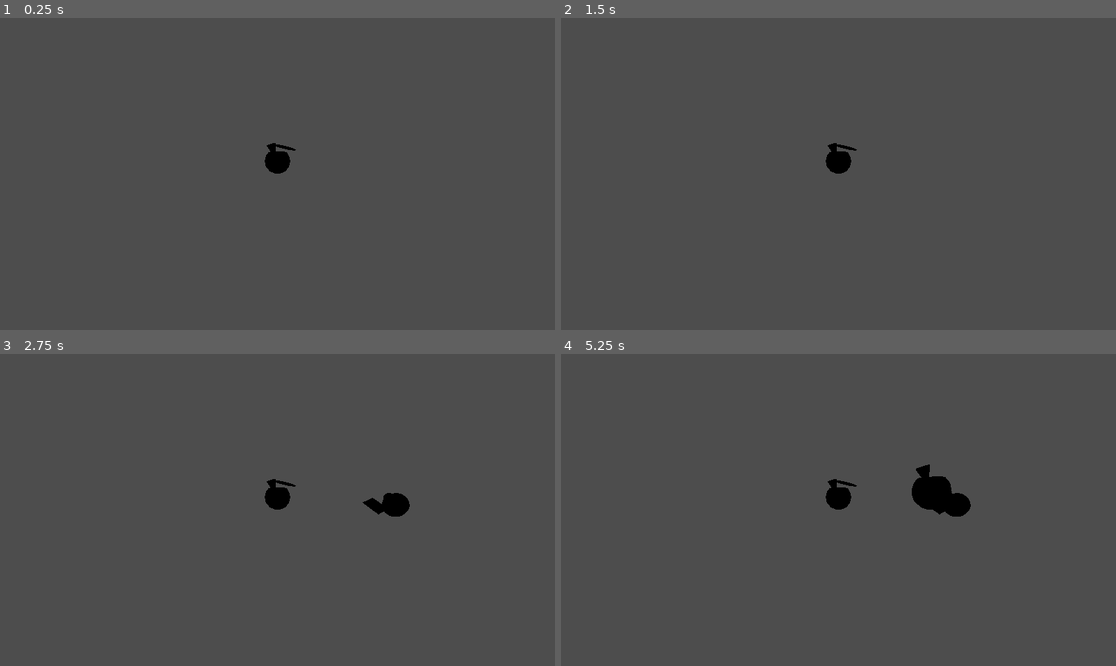
Above: before the commit, frames 1-4 (two rows, left to right).
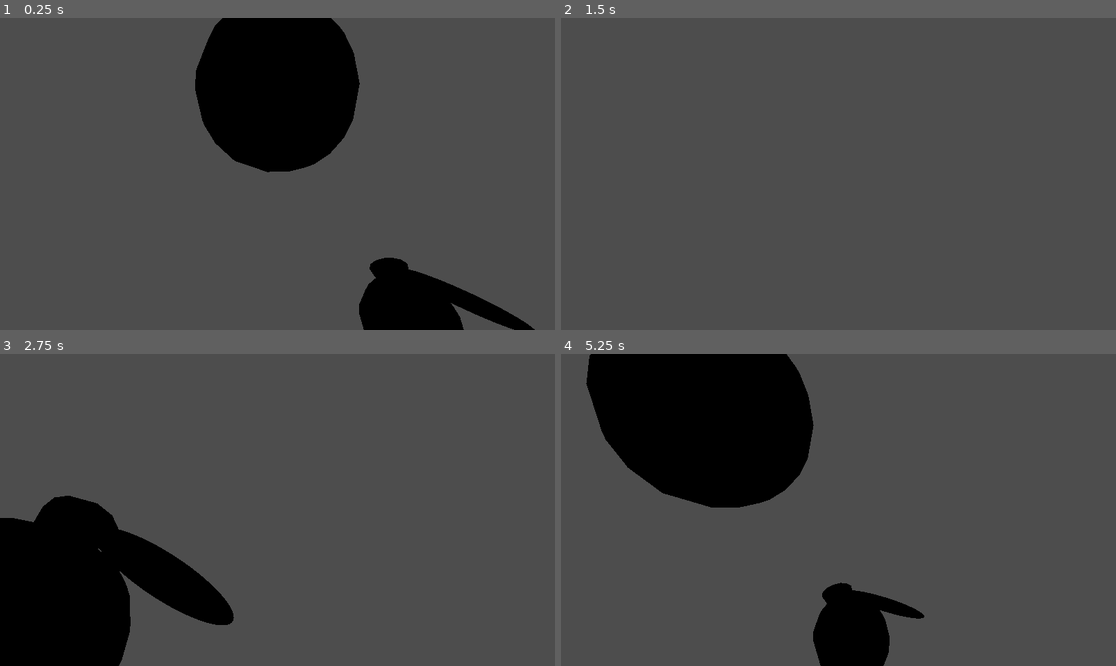
Above: after the commit, the same moments.

Repository: Kufferey/Dusk-is-Done-old
Game: Godot game, scene res://scenes/states/gamestate.tscn
Two runs of this game, one before a commit and one after it. Both use one fixed random seed, a clock stepped at 60 frames per second and the inputs below. The project has no main scene, so this scene is started directly.
Inputs (mouse positions are in pixels of both pictures, inside the frame that each line leads up to):
- Up to frame 1 (0.25 s): no input
- Up to frame 2 (1.5 s): tap Enter at 0.5 s; move the mouse to (960, 158) at 0.52 s; tap Space at 1.25 s; move the mouse to (727, 189) at 1.27 s
- Up to frame 3 (2.75 s): tap Enter at 2 s; move the mouse to (333, 441) at 2.02 s
- Up to frame 4 (5.25 s): tap Space at 2.75, 5 s; move the mouse to (810, 572) at 2.77 s; tap Enter at 3.5 s; move the mouse to (1005, 556) at 3.52 s; move the mouse to (672, 463) at 4.27 s; move the mouse to (866, 510) at 5.02 s

The runs differ from the first frame. In frame 1, 16% of the frame differs, in the area x 35-97%, y 0-100%; in frame 2, 0.3%; in frame 3, 15%; in frame 4, 21%, in the area x 4-74%, y 0-100%.

Commit message:
Add files via upload

Diff:
--- a/scenes/prefab/objects/cherry_on_bush.tscn
+++ b/scenes/prefab/objects/cherry_on_bush.tscn
@@ -9,7 +9,7 @@
 [sub_resource type="BoxShape3D" id="BoxShape3D_bxaum"]
 size = Vector3(4.91309, 5.18555, 5.42188)
 
-[node name="CherryOnBush" type="Node3D"]
+[node name="CherryOnBush" type="Node3D" groups=["cherry"]]
 script = ExtResource("1_c2l4w")
 
 [node name="Models" type="Node3D" parent="."]
--- a/scenes/states/gamestate.tscn
+++ b/scenes/states/gamestate.tscn
@@ -1,11 +1,33 @@
-[gd_scene load_steps=2 format=3 uid="uid://bfe0uacbmm1ay"]
+[gd_scene load_steps=4 format=3 uid="uid://bfe0uacbmm1ay"]
 
 [ext_resource type="Script" path="res://src/gameplay/gamestate.gd" id="1_8gblt"]
+[ext_resource type="PackedScene" uid="uid://b582134iwcwk2" path="res://scenes/prefab/objects/cherry_on_bush.tscn" id="2_gpr1r"]
+[ext_resource type="Script" path="res://src/gameplay/Player.gd" id="2_q2ps6"]
 
 [node name="Gamestate" type="Node3D"]
 script = ExtResource("1_8gblt")
 
-[node name="Camera3D" type="Camera3D" parent="."]
-transform = Transform3D(1, 0, 0, 0, 1, 0, 0, 0, 1, 0, 0, 0.320183)
+[node name="cherries" type="Node3D" parent="."]
 
-[node name="cherries" type="Node3D" parent="."]
+[node name="CherryOnBush2" parent="cherries" instance=ExtResource("2_gpr1r")]
+transform = Transform3D(1, 0, 0, 0, 1, 0, 0, 0, 1, 0.0578054, -0.0862429, -0.0905782)
+
+[node name="CherryOnBush" parent="cherries" instance=ExtResource("2_gpr1r")]
+transform = Transform3D(8.27757, 0, 0, 0, 8.27757, 0, 0, 0, 8.27757, 0, 0, -0.438204)
+
+[node name="Player" type="Node3D" parent="."]
+script = ExtResource("2_q2ps6")
+
+[node name="cameraPos" type="Node3D" parent="Player"]
+
+[node name="ItemHolder" type="Node3D" parent="Player/cameraPos"]
+transform = Transform3D(1, 0, 0, 0, 1, 0, 0, 0, 1, 0.0578054, -0.0862429, -0.0905782)
+
+[node name="Camera3D" type="Camera3D" parent="Player/cameraPos"]
+
+[node name="RayCast3D" type="RayCast3D" parent="Player/cameraPos"]
+target_position = Vector3(0, 0, -2)
+
+[node name="WorldObjects" type="Node3D" parent="."]
+
+[connection signal="gameOver" from="." to="." method="_on_game_over"]
--- /dev/null
+++ b/src/gameplay/Player.gd
@@ -0,0 +1,9 @@
+extends Node3D
+
+@onready var camera:Node3D = $cameraPos
+
+func _input(event: InputEvent) -> void:
+	if event is InputEventMouseMotion:
+		rotate_y(-deg_to_rad(event.relative.x / 2))
+		camera.rotate_x(-deg_to_rad(event.relative.y  / 2))
+		camera.rotation.x = clamp(camera.rotation.x, deg_to_rad(-85), deg_to_rad(85))
--- a/src/gameplay/cherries/cherry_on_bush.gd
+++ b/src/gameplay/cherries/cherry_on_bush.gd
@@ -6,6 +6,7 @@
 @export_category("Cherry Options")
 @export var Type:String
 @export var Model:int
+@export var isHolding:bool
 @export var isGood:bool
 @export var isEatable:bool
 
@@ -58,5 +59,4 @@
 			#pass
 
 func _on_collect_cherry() -> void:
-	queue_free()
-	print("Cherry deleted!")
+	self.queue_free()
--- a/src/gameplay/gamestate.gd
+++ b/src/gameplay/gamestate.gd
@@ -1,7 +1,28 @@
 extends Node3D
+
+signal gameOver
 
 # Cherry
 var cherriesContainer:Node3D
+
+var cherryTypes:Array[String] = ['normal', 'spoiled']
+var cherryTypesStory:Array[String]
+
+var currentHeldCherry:Node3D
+var currentHoveredCherry:Node3D
+
+var cherrySection:int
+
+# Player Vars
+var isHoldingItem:bool
+var isHoldingCherry:bool
+
+var isInCherryPickingState:bool
+var isInCherryCombineState:bool
+
+var playerCamera:Node3D
+var playerRaycast:RayCast3D
+var playerItemHolderHand:Node3D
 
 func _create_cherry_on_bush(typeOfCherry:String, positionObject:Vector3, rotationObject:Vector3, amount:int) -> void:
 	if amount >= 5:
@@ -18,31 +39,71 @@
 	print(amount, " ", typeOfCherry, " Cherry(s) Created. ", " AT POSITION: ", positionObject, " ROTATION OF: ", rotationObject)
 
 func _remove_all_cherries() -> void:
-	var totalCount:int = cherriesContainer.get_child_count(true)
+	var totalCount:int = get_cherry_count()
 	var totalObjects:Array[Node] = cherriesContainer.get_children(true)
 
-	if totalCount <= 0 || totalObjects == []:
+	if totalCount <= 0 || totalObjects == [] || totalObjects.is_empty():
 		print("Could not remove objects. None to remove.")
 		return
-	elif totalCount != 0 || totalObjects != null:
+	elif totalCount != 0 || totalObjects != null || !totalObjects.is_empty():
 		for cherries in totalObjects:
 			cherries.queue_free()
 			print(cherries, " Cherry Deleted.")
 
 	print(totalCount, " Objects Deleted.")
 
+func add_cherry_type(newType:String) -> void:
+	cherryTypes.append(newType)
+
+func get_cherry_count() -> int:
+	var currentCherries:int = cherriesContainer.get_child_count(true)
+	return currentCherries
+
+func get_current_hovered_item():
+	pass
+
+func is_section_clear() -> bool:
+	var cherryCount:int = cherriesContainer.get_child_count(true)
+	if cherryCount <= 0:
+		return true
+	else :
+		return false
+
+func _new_cherry_section() -> void:
+	cherrySection += 1
+	print("New Cherry Section: ", cherrySection)
+
 # Called when the node enters the scene tree for the first time.
 func _ready() -> void:
 	# start
 	cherriesContainer = $cherries
-	_create_cherry_on_bush('normal', Vector3(0,0,0), Vector3(0,0,0), 1)
-	await get_tree().create_timer(2).timeout
-	_create_cherry_on_bush('donStory', Vector3(0.2,0,0), Vector3(3,5,2), 1)
-	await get_tree().create_timer(2).timeout
-	_create_cherry_on_bush('normal', Vector3(0.1,0,0.1), Vector3(0,0,0), 1)
-	await get_tree().create_timer(2).timeout
-	_create_cherry_on_bush('spoiled', Vector3(0,0.0,0.2), Vector3(0,1,0), 2)
-	await get_tree().create_timer(4).timeout
-	_remove_all_cherries()
-	await get_tree().create_timer(4).timeout
-	_remove_all_cherries()
+
+	playerRaycast = $Player/cameraPos/RayCast3D
+	playerCamera = $Player/cameraPos
+	playerItemHolderHand = $Player/cameraPos/ItemHolder
+
+	Input.set_mouse_mode(Input.MOUSE_MODE_CAPTURED)
+
+	_create_cherry_on_bush(cherryTypes[0], Vector3(0,0,0), Vector3(0,0,0), 1)
+	await get_tree().create_timer(1.5).timeout
+	_new_cherry_section()
+	_create_cherry_on_bush(cherryTypes[1], Vector3(0,0,0.3), Vector3(0,0,0), 1)
+	await get_tree().create_timer(1.5).timeout
+	await get_tree().create_timer(8.5).timeout
+
+func _input(event: InputEvent) -> void:
+	pass
+
+func _process(delta: float) -> void:
+	# Player Stuff
+	if isHoldingCherry == true:
+		currentHeldCherry.rotation.y = playerItemHolderHand.global_rotation.y
+		currentHeldCherry.rotation.x = playerItemHolderHand.global_rotation.x
+		currentHeldCherry.position = lerp(Vector3(currentHeldCherry.position.x, currentHeldCherry.position.y, currentHeldCherry.position.z), Vector3(playerItemHolderHand.global_position.x, playerItemHolderHand.global_position.y, playerItemHolderHand.global_position.z), 5 * delta)
+
+	# Cherry Handler
+	if is_section_clear():
+		pass
+
+func _on_game_over() -> void:
+	pass # Replace with function body.
